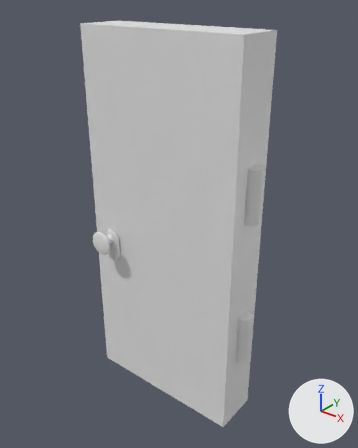
The FBX model Assets/Door.fbx: old version first, new version second.
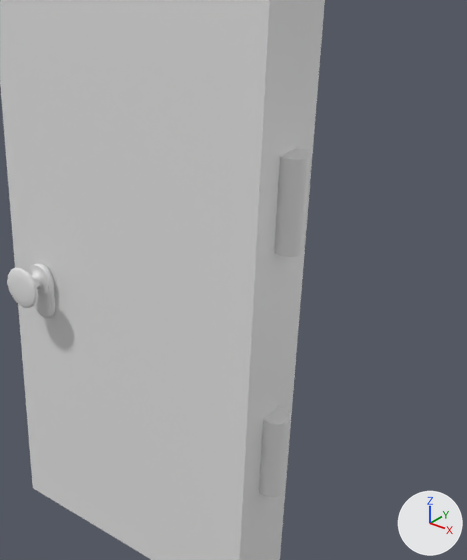
There are two pictures of each version: one whole from a 50 mm camera at (1.48, -1.8, 2.21) aimed at (0.03, 0.02, 1.08), one close up on the part from 25% to 99% of the width and 18% to 89% of the height. Arrows for +X, +Y and +Z are at lower right; the lights stay in place. Where no turn or scale is listed for an object, it has been applied to the vertices.

The older version as bpy lines, for what is in view:
```python
me_mesh = bpy.data.meshes.new('Mesh')
me_mesh.from_pydata(...)  # 157 vertices, 141 faces; spans x -0.45..0.45, y -0.13..0.16, z -1.0..1.0
me_mesh.materials.append(mat_openpbr_shader1)  # white #e7e7e7
me_mesh_003 = bpy.data.meshes.new('Mesh.003')
me_mesh_003.from_pydata(...)  # a 20-sided cylinder along y spanning x -100.0..100.0, y -100.0..100.0, z -100.0..100.0
me_mesh_003.materials.append(mat_openpbr_shader1)  # white #e7e7e7
me_mesh_004 = bpy.data.meshes.new('Mesh.004')
me_mesh_004.from_pydata(...)  # a 20-sided cylinder along y spanning x -100.0..100.0, y -100.0..100.0, z -100.0..100.0
me_mesh_004.materials.append(mat_openpbr_shader1)  # white #e7e7e7
ob_door = bpy.data.objects.new('Door', me_mesh)
ob_door.location = (0.0, 0.0, 1.039)
ob_hinge = bpy.data.objects.new('Hinge', me_mesh_003)
ob_hinge.location = (0.468, 0.0, 1.365)
ob_hinge.rotation_euler = (1.571, 0.0, 0.0)  # degrees (90, 0, 0)
ob_hinge.scale = (0.000421, 0.00131, 0.000421)
ob_hinge1 = bpy.data.objects.new('Hinge1', me_mesh_004)
ob_hinge1.location = (0.468, 0.0, 0.583)
ob_hinge1.rotation_euler = (1.571, 0.0, 0.0)  # degrees (90, 0, 0)
ob_hinge1.scale = (0.000421, 0.00131, 0.000421)
# also in view: 'Kob' at (-0.32, -0.17, 0.92)
```
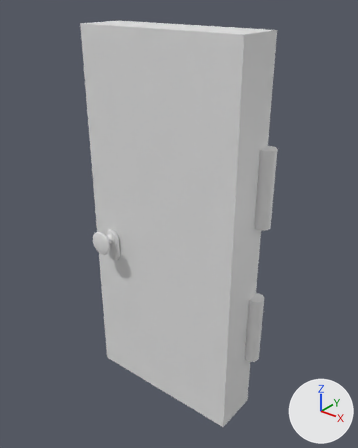
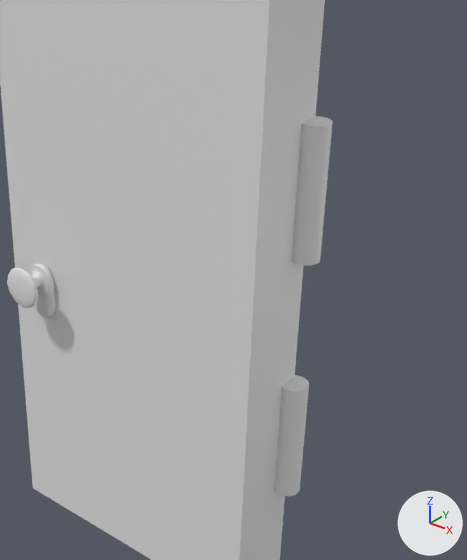
Where the change shows, as pixel boxes (x1, y1, x2, y2) in the close-ups (467 x 560 px):
'Hinge', moved, rescaled (8% wider, 37% taller): before (274, 148, 312, 257); after (292, 116, 333, 266)
'Hinge1', moved, rescaled (6% wider, 34% taller): before (259, 407, 291, 497); after (275, 375, 309, 496)

The change, as a list of edits to the scene's bpy script:
```text
Change ob_hinge1:
    ob_hinge1.location: (0.468, 0.0, 0.583) -> (0.468, 0.093, 0.583)
    ob_hinge1.scale: (0.000421, 0.00131, 0.000421) -> (0.000421, 0.00191, 0.000421)
Change ob_hinge:
    ob_hinge.location: (0.468, 0.0, 1.365) -> (0.468, 0.093, 1.365)
    ob_hinge.scale: (0.000421, 0.00131, 0.000421) -> (0.000421, 0.00191, 0.000421)
```
